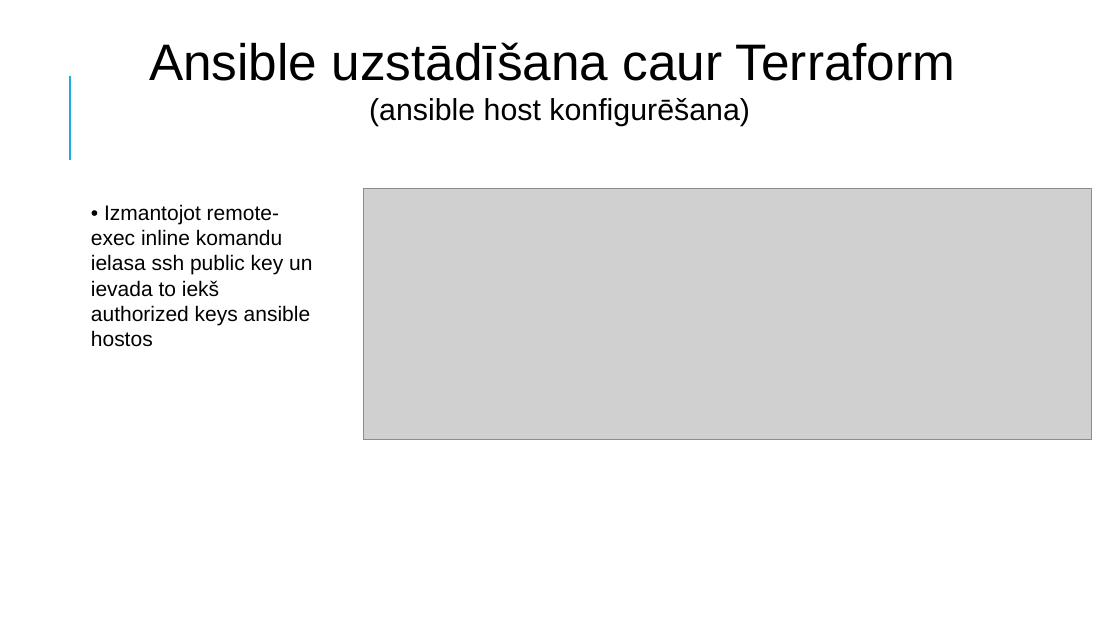
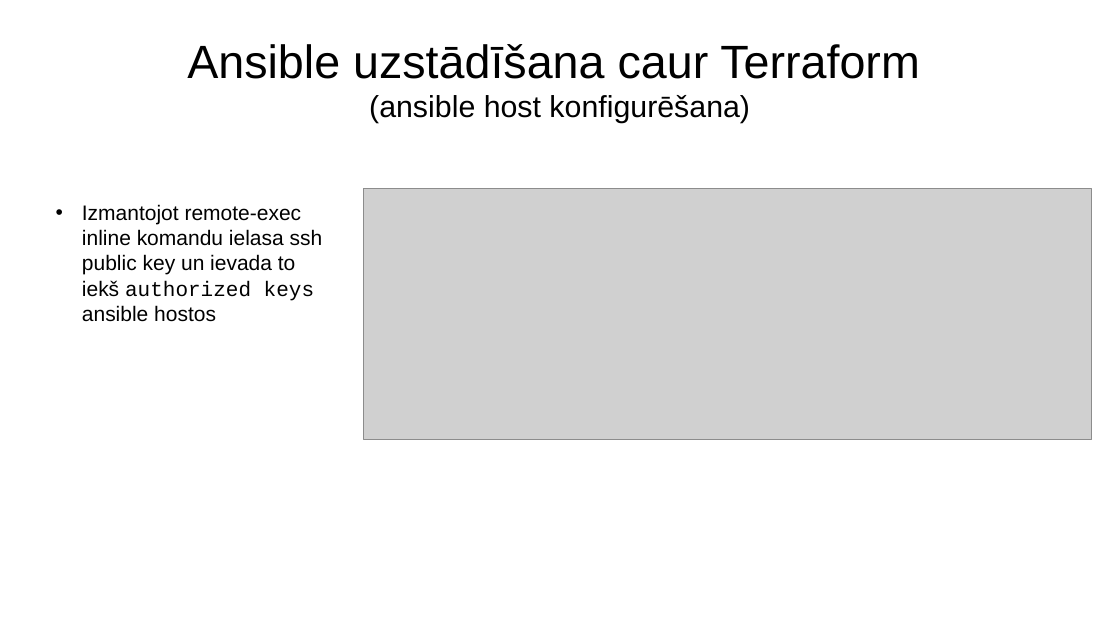
Before and after one commit to DitaGabalina/devops_db_group, a slide deck: slide 17 of docs/Slaidi.2022.07.04_v2.pptx. Drawn at 1120x630 pixels with LibreOffice and Linux fonts; fonts in the diff are those of the drawing; grey boxes stand for pictures. Boxes give left, top, right and bottom in pixels: in the first picture for what was removed or moved away, otherwise in the second. Text is boxed around its words. In the diff, an @@ line names an element or a change of style, - is before the commit and + after.

Commit message:
Slide formatting

```diff
--- a/docs/Slaidi.2022.07.04_v2.pptx
+++ b/docs/Slaidi.2022.07.04_v2.pptx
@@ title "Ansible uzstādīšana caur Terraform (ansible ...": place and size @@
-title "Ansible uzstādīšana caur Terraform (ansible ..." at (149,42,956,126)
+title "Ansible uzstādīšana caur Terraform (ansible ..." at (187,44,919,123)
@@ title "Ansible uzstādīšana caur Terraform (ansible ..." at (187,44,919,123): size 44 to 40 pt in "Ansible uzstādīšana caur Terraform" @@
@@ line removed from (70, 160) to (70, 76) @@
@@ text at (82,204,323,322): text changed @@
-• Izmantojot remote-exec inline komandu ielasa ssh public key un ievada to iekš authorized keys ansible hostos
+• Izmantojot remote-exec inline komandu ielasa ssh public key un ievada to iekš authorized keys ansible hostos
```
Also in this commit, not shown: 16 other slides changed, 1 other file.
